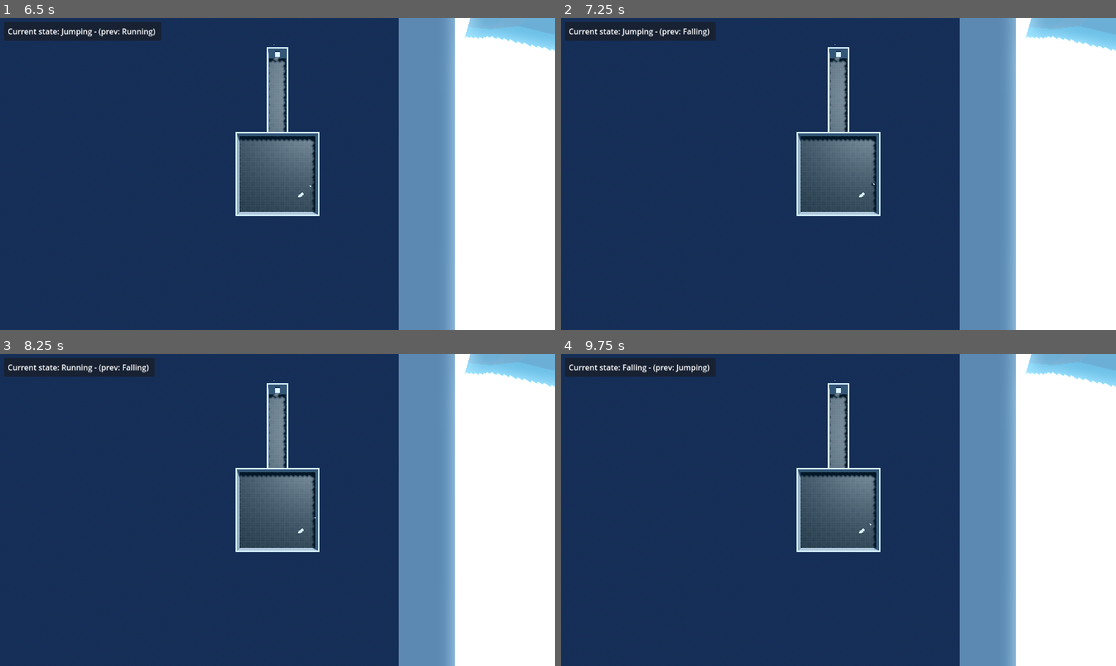
Above: before the commit, frames 1-4 (two rows, left to right).
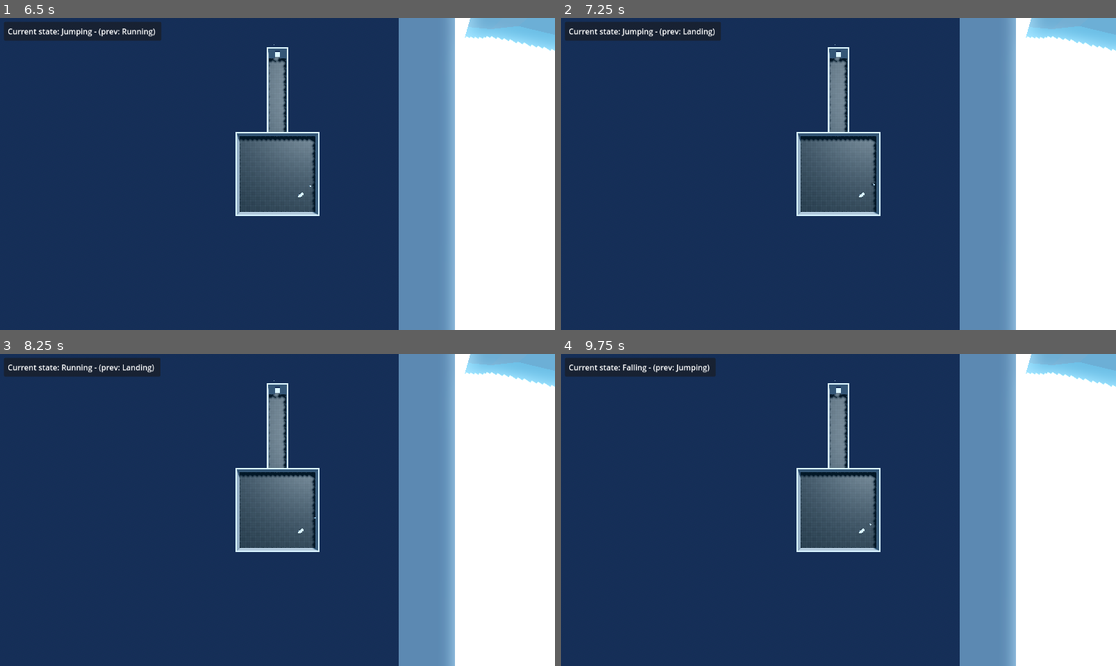
Above: after the commit, the same moments.

Repository: C12-H22-O11/sandbox_study
Game: Godot game, scene res://scenes/levels/sandbox_level/sandbox_level.tscn
Two runs of this game, one before a commit and one after it. Both use one fixed random seed, a clock stepped at 60 frames per second and the inputs below. This scene is started directly instead of the project's main scene.
Inputs (mouse positions are in pixels of both pictures, inside the frame that each line leads up to):
- Up to frame 1 (6.5 s): tap Enter at 0.5, 2, 3.5 s; move the mouse to (399, 158) at 0.52 s; hold D (move_right) 0.53-1.28 s; tap Ctrl (crouch) at 0.6, 3.8, 4.35 s; click (399, 158) at 0.67 s; tap Space (jump) at 0.77, 1.07, 1.25, 1.52, 1.82, 2.75, 3.02, 3.05, 3.32, 4.52, 4.82, 6.02, 6.32 s; tap V (no_clip) at 0.8, 1.35, 4.55, 5.1 s; move the mouse to (166, 189) at 1.27 s; hold S (move_backward) 1.28-2.03 s; tap Shift (sprint) at 1.55 s; move the mouse to (333, 105) at 2.02 s; hold D (move_right) 2.03-2.78 s; hold Shift (sprint) 2.03-2.78 s; tap C (walk) at 2.3, 2.85, 6.05 s; move the mouse to (249, 236) at 2.77 s; hold W (move_forward) 2.78-3.53 s; click (249, 236) at 2.92 s; move the mouse to (444, 220) at 3.52 s; hold Space (jump) 3.53-4.28 s; hold A (move_left) 3.53-5.03 s; move the mouse to (111, 127) at 4.27 s; move the mouse to (305, 174) at 5.02 s; hold S (move_backward) 5.03-5.78 s; hold Shift (sprint) 5.03-5.78 s; click (305, 174) at 5.17 s; move the mouse to (194, 96) at 5.77 s; hold D (move_right) from 5.78 s (still down); tap Tab (overlay) at 5.85 s
- Up to frame 2 (7.25 s): move the mouse to (960, 158) at 6.52 s; release D (move_right) at 6.53 s; hold W (move_forward) from 6.53 s (still down); hold Shift (sprint) from 6.53 s (still down); tap Space (jump) at 6.77, 6.8, 7.07 s
- Up to frame 3 (8.25 s): move the mouse to (166, 525) at 7.27 s; release W (move_forward) at 7.28 s; release Shift (sprint) at 7.28 s; hold D (move_right) 7.28-8.03 s; tap C (walk) at 7.35 s; click (166, 525) at 7.42 s; tap Space (jump) at 7.52, 7.82 s; tap Ctrl (crouch) at 7.55, 8.1 s; move the mouse to (333, 441) at 8.02 s; hold S (move_backward) from 8.03 s (still down)
- Up to frame 4 (9.75 s): tap V (no_clip) at 8.3, 8.85 s; move the mouse to (810, 572) at 8.77 s; release S (move_backward) at 8.78 s; hold A (move_left) 8.78-9.53 s; tap Space (jump) at 9.02, 9.32 s; tap Shift (sprint) at 9.05 s; move the mouse to (1005, 556) at 9.52 s; hold W (move_forward) from 9.53 s (still down); hold Shift (sprint) from 9.53 s (still down); click (1005, 556) at 9.67 s

Frame 1 is identical in both runs. In frame 2, 0.1% of the frame differs, in the area x 22-57%, y 1-54%; in frame 3, 0.1%, in the area x 22-57%, y 1-53%; in frame 4, less than 0.1%.
Error in both runs: Out of bounds get index '1' (on base: 'Dictionary') (res://autoloads/lobby.gd:59)

Commit message:
feat: added visuals lerping node on elevator and buttons, reworked player state machine

Diff:
--- a/scenes/button_3d/button_3d.tscn
+++ b/scenes/button_3d/button_3d.tscn
@@ -1,7 +1,8 @@
-[gd_scene load_steps=8 format=3 uid="uid://d4lgg11r867ad"]
+[gd_scene load_steps=9 format=3 uid="uid://d4lgg11r867ad"]
 
 [ext_resource type="Script" path="res://scripts/interactables/button_3d.gd" id="1_mpd6s"]
 [ext_resource type="Script" path="res://components/interact_area_component/interact_area_component.gd" id="2_avnqj"]
+[ext_resource type="Script" path="res://scenes/elevator_3d/visuals.gd" id="3_rnl28"]
 
 [sub_resource type="BoxShape3D" id="BoxShape3D_gdwys"]
 size = Vector3(0.25, 0.25, 0.25)
@@ -28,7 +29,7 @@
 script = ExtResource("1_mpd6s")
 interact_area_component = NodePath("InteractAreaComponent")
 timer = NodePath("ButtonTimer")
-button_mesh = NodePath("ButtonMesh")
+button_mesh = NodePath("Visuals/ButtonMesh")
 
 [node name="InteractAreaComponent" type="Area3D" parent="."]
 script = ExtResource("2_avnqj")
@@ -41,12 +42,15 @@
 wait_time = 0.1
 one_shot = true
 
-[node name="ButtonBase" type="MeshInstance3D" parent="."]
+[node name="Visuals" type="Node3D" parent="."]
+script = ExtResource("3_rnl28")
+
+[node name="ButtonBase" type="MeshInstance3D" parent="Visuals"]
 transform = Transform3D(1, 0, 0, 0, 1, 0, 0, 0, 1, 0.00162393, 0.025, 0)
 mesh = SubResource("BoxMesh_vvsuf")
 skeleton = NodePath("")
 
-[node name="ButtonMesh" type="MeshInstance3D" parent="."]
+[node name="ButtonMesh" type="MeshInstance3D" parent="Visuals"]
 transform = Transform3D(1, 0, 0, 0, 1, 0, 0, 0, 1, 0, 0.05, 0)
 mesh = SubResource("CylinderMesh_0qqcv")
 skeleton = NodePath("")
--- a/scenes/elevator_3d/elevator.tscn
+++ b/scenes/elevator_3d/elevator.tscn
@@ -1,6 +1,7 @@
-[gd_scene load_steps=4 format=3 uid="uid://pgdabagp50qn"]
+[gd_scene load_steps=5 format=3 uid="uid://pgdabagp50qn"]
 
 [ext_resource type="Script" path="res://scripts/elevator_3d/elevator_3d.gd" id="1_b4m80"]
+[ext_resource type="Script" path="res://scenes/elevator_3d/visuals.gd" id="2_6cvmy"]
 
 [sub_resource type="BoxShape3D" id="BoxShape3D_dyk4i"]
 size = Vector3(2, 0.25, 2)
@@ -15,7 +16,10 @@
 transform = Transform3D(1, 0, 0, 0, 1, 0, 0, 0, 1, 0, -0.125, 0)
 shape = SubResource("BoxShape3D_dyk4i")
 
-[node name="MeshInstance3D" type="MeshInstance3D" parent="."]
+[node name="Visuals" type="Node3D" parent="."]
+script = ExtResource("2_6cvmy")
+
+[node name="MeshInstance3D" type="MeshInstance3D" parent="Visuals"]
 transform = Transform3D(1, 0, 0, 0, 1, 0, 0, 0, 1, 0, -0.125, 0)
 mesh = SubResource("BoxMesh_o84g6")
-skeleton = NodePath("../CollisionShape3D")
+skeleton = NodePath("../../CollisionShape3D")
--- /dev/null
+++ b/scenes/elevator_3d/visuals.gd
@@ -0,0 +1,22 @@
+extends Node3D
+
+@onready var parent := get_parent() as Node3D
+@onready var previous_velocity := Vector3()
+@onready var previous_position := parent.global_position
+
+
+func _process(delta: float) -> void:
+	if Engine.get_frames_per_second() > Engine.physics_ticks_per_second:
+		if not top_level:
+			top_level = true
+		var interpolation_factor := Engine.get_physics_interpolation_fraction()
+		var current_position := parent.global_position
+		var current_velocity := current_position - previous_position
+		var new_position := (previous_position + previous_velocity * delta).lerp((current_position + current_velocity * delta), interpolation_factor)
+		position = new_position
+		previous_position = current_position
+		previous_velocity = current_velocity
+	else:
+		if top_level:
+			top_level = false
+			position = Vector3()
--- a/scenes/input_synchronizer/input_synchronizer.gd
+++ b/scenes/input_synchronizer/input_synchronizer.gd
@@ -13,7 +13,7 @@
 		return
 
 	var lateral_input := Input.get_axis("move_left", "move_right")
-	var vertical_input := Input.get_axis("jump", "crouch")
+	var vertical_input := Input.get_axis("crouch", "jump")
 	var longitudinal_input := Input.get_axis("move_forward", "move_backward")
 
 	raw_input = Vector3(lateral_input, vertical_input, longitudinal_input)
@@ -41,6 +41,9 @@
 
 func get_input() -> Vector3:
 	return Math.get_scaled_normalized_vector3(raw_input)
+
+func get_rotated_input() -> Vector3:
+	return get_input() * input_rotation_point.basis.get_rotation_quaternion().inverse()
 
 
 func get_raw_planar_input(exclude_axis: Vector3) -> Vector3:
--- a/scenes/player/player.gd
+++ b/scenes/player/player.gd
@@ -55,7 +55,9 @@
 		var held_speed := maxf(input.normalized().dot(planar_velocity), 0.0)
 		target_velocity = input * maxf(held_speed, speed)
 
-	velocity = planar_velocity.move_toward(target_velocity, target_acceleration * delta) + exclude_axis_vector
+	var new_velocity := planar_velocity.move_toward(target_velocity, target_acceleration * delta) + exclude_axis_vector
+
+	velocity = new_velocity
 
 
 func is_falling(gravity: Vector3) -> bool:
--- a/scenes/player/player_state/player_state.gd
+++ b/scenes/player/player_state/player_state.gd
@@ -1,7 +1,12 @@
 class_name PlayerState extends State
+
+@export var gravity := Vector3.DOWN * 9.81
 
 @onready var player: Player = owner
 
+func move_and_slide() -> void:
+	player.move_and_slide()
 
-func get_animation_scaling() -> float:
-	return  1.0
+func move_and_slide_snapped() -> void:
+	player.apply_floor_snap()
+	player.move_and_slide()
--- a/scenes/player/player_state/player_states/falling.gd
+++ b/scenes/player/player_state/player_states/falling.gd
@@ -13,22 +13,22 @@
 
 func physics_update(delta: float) -> void:
 	player.apply_planar_movement(
-		player.input.get_rotated_planar_input(Vector3.UP),
+		player.input.get_rotated_planar_input(gravity),
 		speed,
 		acceleration,
 		deceleration,
 		delta,
-		Vector3.UP,
+		gravity.normalized(),
 		true
 	)
-	player.apply_gravity(Vector3.DOWN * 9.81, delta)
-
 
 	if player.is_on_floor():
-			requested_transition.emit("Landing")
-			return
+		transition_request.emit("Landing")
+		return
+	else:
+		player.apply_gravity(gravity, delta)
 
-	player.move_and_slide()
+	move_and_slide()
 
 func exit() -> State:
 	return self
--- a/scenes/player/player_state/player_states/flying.gd
+++ b/scenes/player/player_state/player_states/flying.gd
@@ -1,19 +1,40 @@
 extends PlayerState
 
-@export var speed: float
-@export var acceleration: float
-@export var deceleration: float
+@export var speed: float = 10.0
+@export var acceleration: float = 30.0
+@export var deceleration: float = 30.0
 
 var previous_state: State = null
+var flying := false
+
+func _ready() -> void:
+	player.input.action_just_pressed.connect(_on_action_just_pressed)
 
 func enter(from: State = null) -> void:
 	previous_state = from
+	player.velocity = Vector3()
+	flying = true
+	player.move_and_slide()
 
 func physics_update(delta: float) -> void:
 	player.apply_movement(
-		player.input.get_planar_input(Vector3.UP),
+		player.input.get_rotated_input(),
 		speed,
 		acceleration,
 		deceleration,
 		delta
 	)
+
+	move_and_slide()
+
+func exit() -> State:
+	flying = false
+	return self
+
+
+func _on_action_just_pressed(action: StringName) -> void:
+	if action == "no_clip":
+		if not flying:
+			request_transition("Flying")
+		else:
+			request_transition("Idle")
--- a/scenes/player/player_state/player_states/idle.gd
+++ b/scenes/player/player_state/player_states/idle.gd
@@ -3,32 +3,31 @@
 
 func enter(_from: State = null) -> void:
 	player.input.action_just_pressed.connect(_on_action_just_pressed)
-	player.velocity = Vector3.ZERO
 
-func physics_update(_delta: float) -> void:
+func physics_update(delta: float) -> void:
 	if player.is_on_floor():
 		if player.input.is_action_pressed("jump"):
-			requested_transition.emit("Jumping")
+			request_transition("Jumping")
 			return
 	else:
-		if player.is_falling(Vector3.DOWN * 9.81):
-			requested_transition.emit("Falling")
+		if player.is_falling(gravity):
+			request_transition("Falling")
+			return
+		player.apply_gravity(gravity, delta)
+
+	if player.input.is_attempting_to_move_planar(gravity.normalized()):
+		if player.input.is_action_pressed("sprint"):
+			request_transition("Sprinting")
+			return
+		elif player.input.is_action_pressed("walk"):
+			request_transition("Walking")
+			return
+		else:
+			request_transition("Running")
 			return
 
-	if player.input.is_attempting_to_move_planar(Vector3.UP):
-		if player.input.is_action_pressed("sprint"):
-			requested_transition.emit("Sprinting")
-			return
-		elif player.input.is_action_pressed("walk"):
-			requested_transition.emit("Walking")
-			return
-		else:
-			requested_transition.emit("Running")
-			return
+	move_and_slide_snapped()
 
-	player.velocity
-
-	player.move_and_slide()
 
 func exit() -> State:
 	if player.input.action_just_pressed.is_connected(_on_action_just_pressed):
@@ -40,4 +39,4 @@
 	match  action:
 		"jump":
 			if player.is_on_floor():
-				requested_transition.emit("Jumping")
+				request_transition("Jumping")
--- a/scenes/player/player_state/player_states/jumping.gd
+++ b/scenes/player/player_state/player_states/jumping.gd
@@ -6,29 +6,29 @@
 
 
 func enter(_from: State = null) -> void:
-	player.jump(5.0 * Vector3.UP)
+	player.jump(5.0 * -gravity.normalized())
+	print("ty")
 
 func physics_update(delta: float) -> void:
-	player.apply_gravity(Vector3.DOWN * 9.81, delta)
+	if not player.is_on_floor():
+		if player.is_falling(gravity):
+			request_transition("Falling")
+			return
+		player.apply_gravity(gravity, delta)
 
 	player.apply_planar_movement(
-		player.input.get_rotated_planar_input(Vector3.UP),
+		player.input.get_rotated_planar_input(gravity),
 		speed,
 		acceleration,
 		deceleration,
 		delta,
-		Vector3.UP,
+		gravity.normalized(),
 		true
 	)
 
-	if player.is_falling(Vector3.DOWN * 9.81):
-		if player.is_on_floor():
-			requested_transition.emit("Idle")
-			return
-		requested_transition.emit("Falling")
-		return
+	move_and_slide()
 
-	player.move_and_slide()
+
 
 func exit() -> State:
 	return self
--- a/scenes/player/player_state/player_states/landing.gd
+++ b/scenes/player/player_state/player_states/landing.gd
@@ -1,23 +1,21 @@
 extends PlayerState
 
 func enter(_from: State = null) -> void:
-	player.move_and_slide()
-
 	if player.input.is_action_pressed("jump"):
-		requested_transition.emit("Jumping")
+		request_transition("Jumping")
 		return
 
 	if Math.get_planar_vector3(player.velocity, Vector3.UP).is_zero_approx():
-		requested_transition.emit("Idle")
+		request_transition("Idle")
 		return
 
 	if player.input.is_action_pressed("sprint"):
-		requested_transition.emit("Sprinting")
+		request_transition("Sprinting")
 		return
 
 	if player.input.is_action_pressed("walk"):
-		requested_transition.emit("Walking")
+		request_transition("Walking")
 		return
 	else:
-		requested_transition.emit("Running")
+		request_transition("Running")
 		return
--- a/scenes/player/player_state/player_states/running.gd
+++ b/scenes/player/player_state/player_states/running.gd
@@ -17,22 +17,25 @@
 		Vector3.UP
 	)
 
-	if not player.is_on_floor() and player.is_falling(Vector3.DOWN * 9.81):
-		requested_transition.emit("Falling")
-		return
+	if not player.is_on_floor():
+		if player.is_falling(gravity):
+			request_transition("Falling")
+			return
+		player.apply_gravity(gravity, delta)
 
 	if Math.get_planar_vector3(player.velocity, Vector3.UP).is_zero_approx():
-		requested_transition.emit("Idle")
+		request_transition("Idle")
 		return
 
 	if player.input.is_action_pressed("sprint"):
-		requested_transition.emit("Sprinting")
+		request_transition("Sprinting")
 		return
 	elif player.input.is_action_pressed("walk"):
-		requested_transition.emit("Walking")
+		request_transition("Walking")
 		return
 
-	player.move_and_slide()
+	move_and_slide_snapped()
+
 
 func exit() -> State:
 	if player.input.action_just_pressed.is_connected(_on_action_just_pressed):
@@ -44,4 +47,4 @@
 	match  action:
 		"jump":
 			if player.is_on_floor():
-				requested_transition.emit("Jumping")
+				request_transition("Jumping")
--- a/scenes/player/player_state/player_states/sprinting.gd
+++ b/scenes/player/player_state/player_states/sprinting.gd
@@ -18,19 +18,22 @@
 		Vector3.UP
 	)
 
-	if not player.is_on_floor() and player.is_falling(Vector3.DOWN * 9.81):
-		requested_transition.emit("Falling")
-		return
+	if not player.is_on_floor():
+		if player.is_falling(Vector3.DOWN * 9.81):
+			request_transition("Falling")
+			return
+		player.apply_gravity(gravity, delta)
 
 	if Math.get_planar_vector3(player.velocity, Vector3.UP).is_zero_approx():
-		requested_transition.emit("Idle")
+		request_transition("Idle")
 		return
 
 	if not player.input.is_action_pressed("sprint"):
-		requested_transition.emit("Running")
+		request_transition("Running")
 		return
 
-	player.move_and_slide()
+	move_and_slide_snapped()
+
 
 func exit() -> State:
 	if player.input.action_just_pressed.is_connected(_on_action_just_pressed):
@@ -42,4 +45,4 @@
 	match  action:
 		"jump":
 			if player.is_on_floor():
-				requested_transition.emit("Jumping")
+				request_transition("Jumping")
--- a/scenes/player/player_state/player_states/walking.gd
+++ b/scenes/player/player_state/player_states/walking.gd
@@ -20,25 +20,27 @@
 
 	if player.is_on_floor():
 		if player.input.is_action_pressed("jump"):
-			requested_transition.emit("Jumping")
+			request_transition("Jumping")
 			return
 	else:
-		if player.is_falling(Vector3.DOWN * 9.81):
-			requested_transition.emit("Falling")
+		if player.is_falling(gravity):
+			request_transition("Falling")
 			return
+		player.apply_gravity(gravity, delta)
 
-	if player.get_planar_velocity().is_zero_approx():
-		requested_transition.emit("Idle")
+	if Math.get_planar_vector3(player.velocity, gravity.normalized()).is_zero_approx() :
+		request_transition("Idle")
 		return
 
 	if player.input.is_action_pressed("sprint"):
-		requested_transition.emit("Sprinting")
+		request_transition("Sprinting")
 		return
 	elif not player.input.is_action_pressed("walk"):
-		requested_transition.emit("Running")
+		request_transition("Running")
 		return
 
-	player.move_and_slide()
+	move_and_slide_snapped()
+
 
 func exit() -> State:
 	if player.input.action_just_pressed.is_connected(_on_action_just_pressed):
@@ -50,4 +52,4 @@
 	match  action:
 		"jump":
 			if player.is_on_floor():
-				requested_transition.emit("Jumping")
+				request_transition("Jumping")
--- a/scenes/player/player_visuals.gd
+++ b/scenes/player/player_visuals.gd
@@ -2,7 +2,7 @@
 
 @export var head: Node3D
 
-@onready var previous_position := (owner as CharacterBody3D).position
+@onready var previous_position := (owner as CharacterBody3D).global_position
 @onready var previous_velocity := (owner as CharacterBody3D).velocity
 
 
@@ -41,7 +41,7 @@
 		if not top_level:
 			top_level = true
 		var interpolation_factor := Engine.get_physics_interpolation_fraction()
-		var current_positiion := (owner as CharacterBody3D).position
+		var current_positiion := (owner as CharacterBody3D).global_position
 		var current_velocity := (owner as CharacterBody3D).velocity
 		var new_position := (previous_position + previous_velocity * delta).lerp((current_positiion + current_velocity * delta), interpolation_factor)
 		position = new_position
--- a/scenes/state_machine/state/state.gd
+++ b/scenes/state_machine/state/state.gd
@@ -1,6 +1,8 @@
 class_name State extends Node
 
-signal requested_transition(to: StringName)
+signal transition_request(to: StringName)
+
+var active := false
 
 
 func enter(_from: State = null) -> void:
@@ -14,3 +16,8 @@
 
 func exit() -> State:
 	return self
+
+func request_transition(to: NodePath):
+	if active:
+		active = false
+		transition_request.emit(to)
--- a/scenes/state_machine/state_machine.gd
+++ b/scenes/state_machine/state_machine.gd
@@ -6,14 +6,16 @@
 
 @export var current_state: State
 
+var previous_state: State = null
+
 
 func _ready() -> void:
 	assert(current_state != null, "State does not have current node")
 
 	for state in get_states():
-		state.requested_transition.connect(_on_requested_transition.bind(state))
+		state.transition_request.connect(_on_transition_request.bind(state))
 
-	transition(current_state, null)
+	transition(current_state, previous_state)
 
 
 func _process(delta: float) -> void:
@@ -30,17 +32,25 @@
 			states.append(child)
 	return  states
 
+func transition(to_state: State, from_state: State) -> void:
+	previous_state = from_state
 
-func transition(to_state: State, from_state: State) -> void:
-	if from_state:
-		from_state.exit()
-	state_exited.emit(from_state)
+	if previous_state == null:
+		if previous_state != current_state:
+			previous_state = current_state
+
+	else:
+		previous_state.exit()
+
+	state_exited.emit(previous_state)
 
 	current_state = to_state
-	await to_state.enter(from_state)
-	state_entered.emit(to_state)
+	current_state.active = true
+	current_state.enter(previous_state)
+	state_entered.emit(current_state)
 
-	transitioned.emit(from_state, current_state)
+	transitioned.emit(previous_state, current_state)
 
-func _on_requested_transition(to_path: NodePath, from: State) -> void:
-	transition(get_node(to_path), from)
+
+func _on_transition_request(to_path: NodePath, from: State) -> void:
+	transition(get_node(to_path), previous_state if from == null else from)
--- a/scripts/elevator_3d/elevator_3d.gd
+++ b/scripts/elevator_3d/elevator_3d.gd
@@ -22,7 +22,8 @@
 			tween.stop()
 
 	tween = create_tween()
-	tween.tween_property(self, "position", floor.position, animation_duration)
+	tween.tween_property(self, "position", floor.position, animation_duration)\
+	.set_ease(Tween.EASE_IN_OUT).set_trans(Tween.TRANS_SPRING)
 	lifted.emit(is_lifted)
 
 
